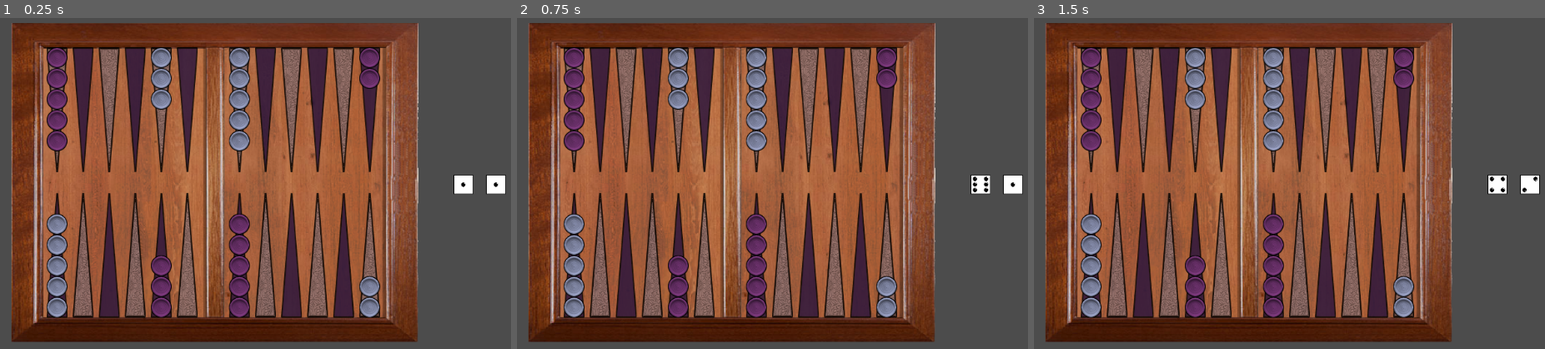
Above: before the commit, frames 1-3 (left to right).
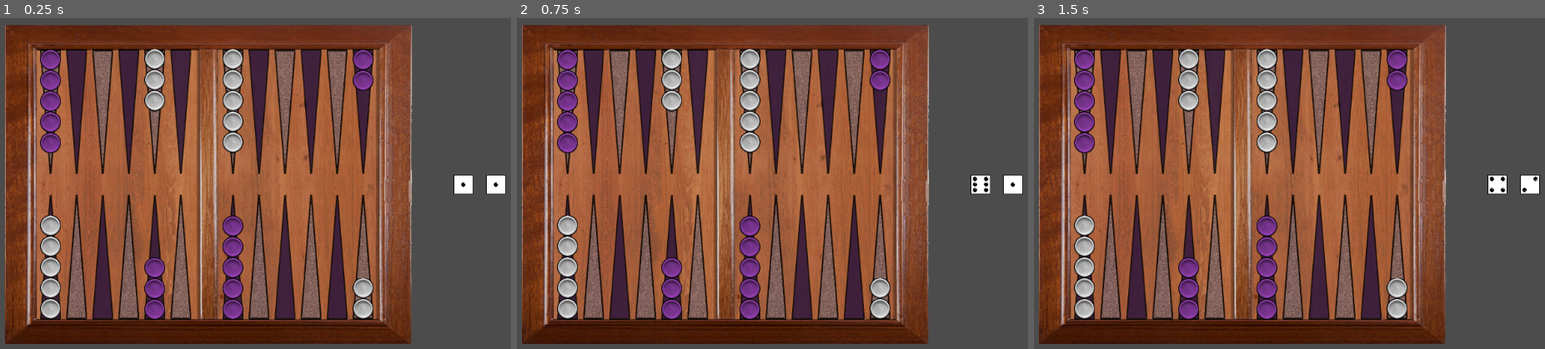
Above: after the commit, the same moments.

Repository: 2BytesGoat/godot-backgammon
Game: Godot game, scene res://Main.tscn
Same seed, same stepped clock (60 frames per second), same inputs: the game is played once before the commit and once after it.
Inputs (mouse positions are in pixels of both pictures, inside the frame that each line leads up to):
- Up to frame 1 (0.25 s): no input
- Up to frame 2 (0.75 s): tap Enter at 0.5 s; move the mouse to (997, 183) at 0.52 s; press the mouse at (997, 183) at 0.53 s
- Up to frame 3 (1.5 s): move the mouse to (1105, 206) at 1.27 s; release the mouse at (1105, 206) at 1.28 s; click (1105, 206) at 1.35 s

The runs differ from the first frame. In frame 1, 42% of the frame differs, in the area x 0-82%, y 1-99%; in frame 2, 42%; in frame 3, 42%.

Commit message:
Added ability to highlight checkers and board

Diff:
--- a/godot3/Board.tscn
+++ /dev/null
@@ -1,35 +0,0 @@
-[gd_scene load_steps=5 format=2]
-
-[ext_resource path="res://static/checkers-tileset.tres" type="TileSet" id=1]
-[ext_resource path="res://static/patterns-tileset.tres" type="TileSet" id=2]
-[ext_resource path="res://Board.gd" type="Script" id=3]
-[ext_resource path="res://assets/background.png" type="Texture" id=4]
-
-[node name="Board" type="Node2D"]
-position = Vector2( 266, 54 )
-script = ExtResource( 3 )
-__meta__ = {
-"_edit_group_": true
-}
-
-[node name="TextureRect" type="TextureRect" parent="."]
-modulate = Color( 0.894118, 0.894118, 0.894118, 1 )
-margin_left = -50.0
-margin_top = -5.0
-margin_right = 575.0
-margin_bottom = 485.0
-texture = ExtResource( 4 )
-expand = true
-
-[node name="BoardPattern" type="TileMap" parent="."]
-tile_set = ExtResource( 2 )
-cell_size = Vector2( 40, 32 )
-format = 1
-tile_data = PoolIntArray( 65536, 1, 0, 65537, 3, 0, 65538, 1, 0, 65539, 3, 0, 65540, 1, 0, 65541, 3, 0, 65543, 1, 0, 65544, 3, 0, 65545, 1, 0, 65546, 3, 0, 65547, 1, 0, 65548, 3, 0, 851968, 2, 0, 851969, 0, 0, 851970, 2, 0, 851971, 0, 0, 851972, 2, 0, 851973, 0, 0, 851975, 2, 0, 851976, 0, 0, 851977, 2, 0, 851978, 0, 0, 851979, 2, 0, 851980, 0, 0 )
-
-[node name="Checkers" type="TileMap" parent="."]
-position = Vector2( 0, 32 )
-tile_set = ExtResource( 1 )
-cell_size = Vector2( 40, 32 )
-centered_textures = true
-format = 1
--- a/godot3/Main.tscn
+++ b/godot3/Main.tscn
@@ -1,6 +1,6 @@
 [gd_scene load_steps=6 format=2]
 
-[ext_resource path="res://Board.tscn" type="PackedScene" id=1]
+[ext_resource path="res://board/Board.tscn" type="PackedScene" id=1]
 [ext_resource path="res://Die.tscn" type="PackedScene" id=2]
 [ext_resource path="res://Dice.gd" type="Script" id=3]
 [ext_resource path="res://Main.gd" type="Script" id=4]
@@ -12,6 +12,7 @@
 script = ExtResource( 4 )
 
 [node name="Board" parent="." instance=ExtResource( 1 )]
+position = Vector2( 256, 57 )
 
 [node name="Dice" type="Node2D" parent="."]
 position = Vector2( 935, 297 )
--- a/godot3/Board.gd
+++ b/godot3/board/Board.gd
@@ -3,11 +3,18 @@
 var board = {}
 
 onready var checkers_tilemap = get_node("Checkers")
+onready var highlights_tilemap = get_node("Highlights")
 
 onready var checker_tiles = [
 	checkers_tilemap.tile_set.find_tile_by_name("player_1"),
 	checkers_tilemap.tile_set.find_tile_by_name("player_2")
 ]
+
+func _input(_event):
+	if Input.is_action_just_pressed("left_click"):
+		var clicked_pos = checkers_tilemap.last_clicked_piece
+		if clicked_pos['value'] != checkers_tilemap.INVALID_CELL:
+			highlights_tilemap.highlight_pattern_cell(clicked_pos['position'])
 
 func _ready():
 	_init_board_space()
@@ -28,6 +35,13 @@
 			place_piece_on_board(col_idx, row_idx, tile_idx)
 
 func place_piece_on_board(col_idx, row_idx, tile_idx):
+	var tilemap_coords = board_coords_to_tileset_coords(col_idx, row_idx)
+	if tilemap_coords == null:
+		return
+	var tile = checker_tiles[tile_idx]
+	checkers_tilemap.set_cell(tilemap_coords.x, tilemap_coords.y, tile)
+
+func board_coords_to_tileset_coords(col_idx, row_idx):
 	var cols_per_sector = int(GameMeta.meta["board_info"]["columns_per_sector"])
 	var sector_idx = ceil(col_idx / cols_per_sector)
 
@@ -46,5 +60,4 @@
 		return
 	elif sector_idx in [2, 3] and (x_pos > sector_corners[1][0] or y_pos > sector_corners[1][1]):
 		return
-	var tile = checker_tiles[tile_idx]
-	checkers_tilemap.set_cell(x_pos, y_pos, tile)
+	return Vector2(x_pos, y_pos)
--- /dev/null
+++ b/godot3/board/Board.tscn
@@ -0,0 +1,93 @@
+[gd_scene load_steps=10 format=2]
+
+[ext_resource path="res://static/checkers-tileset.tres" type="TileSet" id=1]
+[ext_resource path="res://static/patterns-tileset.tres" type="TileSet" id=2]
+[ext_resource path="res://board/Board.gd" type="Script" id=3]
+[ext_resource path="res://assets/background.png" type="Texture" id=4]
+[ext_resource path="res://static/highlight_shadermaterial.tres" type="Material" id=5]
+[ext_resource path="res://assets/pos_highlight.png" type="Texture" id=6]
+[ext_resource path="res://board/Checkers.gd" type="Script" id=7]
+[ext_resource path="res://board/Highlights.gd" type="Script" id=8]
+
+[sub_resource type="TileSet" id=1]
+0/name = "pattern_down"
+0/texture = ExtResource( 6 )
+0/tex_offset = Vector2( 0, -160 )
+0/material = ExtResource( 5 )
+0/modulate = Color( 1, 1, 1, 1 )
+0/region = Rect2( -1, 0, 32, 192 )
+0/tile_mode = 0
+0/occluder_offset = Vector2( 0, 0 )
+0/navigation_offset = Vector2( 0, 0 )
+0/shape_offset = Vector2( 0, 0 )
+0/shape_transform = Transform2D( 1, 0, 0, 1, 0, 0 )
+0/shape_one_way = false
+0/shape_one_way_margin = 0.0
+0/shapes = [  ]
+0/z_index = 0
+1/name = "pattern_up"
+1/texture = ExtResource( 6 )
+1/tex_offset = Vector2( 0, 0 )
+1/material = ExtResource( 5 )
+1/modulate = Color( 1, 1, 1, 1 )
+1/region = Rect2( 33, 0, 32, 192 )
+1/tile_mode = 0
+1/occluder_offset = Vector2( 0, 0 )
+1/navigation_offset = Vector2( 0, 0 )
+1/shape_offset = Vector2( 0, 0 )
+1/shape_transform = Transform2D( 1, 0, 0, 1, 0, 0 )
+1/shape_one_way = false
+1/shape_one_way_margin = 0.0
+1/shapes = [  ]
+1/z_index = 0
+2/name = "checkers"
+2/texture = ExtResource( 6 )
+2/tex_offset = Vector2( 0, 0 )
+2/material = ExtResource( 5 )
+2/modulate = Color( 1, 1, 1, 1 )
+2/region = Rect2( 0, 193, 32, 32 )
+2/tile_mode = 0
+2/occluder_offset = Vector2( 0, 0 )
+2/navigation_offset = Vector2( 0, 0 )
+2/shape_offset = Vector2( 0, 0 )
+2/shape_transform = Transform2D( 1, 0, 0, 1, 0, 0 )
+2/shape_one_way = false
+2/shape_one_way_margin = 0.0
+2/shapes = [  ]
+2/z_index = 0
+
+[node name="Board" type="Node2D"]
+script = ExtResource( 3 )
+__meta__ = {
+"_edit_group_": true
+}
+
+[node name="TextureRect" type="TextureRect" parent="."]
+modulate = Color( 0.894118, 0.894118, 0.894118, 1 )
+margin_left = -50.0
+margin_top = -5.0
+margin_right = 575.0
+margin_bottom = 485.0
+texture = ExtResource( 4 )
+expand = true
+
+[node name="BoardPattern" type="TileMap" parent="."]
+tile_set = ExtResource( 2 )
+cell_size = Vector2( 40, 32 )
+format = 1
+tile_data = PoolIntArray( 65536, 1, 0, 65537, 3, 0, 65538, 1, 0, 65539, 3, 0, 65540, 1, 0, 65541, 3, 0, 65543, 1, 0, 65544, 3, 0, 65545, 1, 0, 65546, 3, 0, 65547, 1, 0, 65548, 3, 0, 851968, 2, 0, 851969, 0, 0, 851970, 2, 0, 851971, 0, 0, 851972, 2, 0, 851973, 0, 0, 851975, 2, 0, 851976, 0, 0, 851977, 2, 0, 851978, 0, 0, 851979, 2, 0, 851980, 0, 0 )
+
+[node name="Highlights" type="TileMap" parent="."]
+position = Vector2( 4, 30 )
+tile_set = SubResource( 1 )
+cell_size = Vector2( 40, 32 )
+format = 1
+script = ExtResource( 8 )
+
+[node name="Checkers" type="TileMap" parent="."]
+position = Vector2( 0, 32 )
+tile_set = ExtResource( 1 )
+cell_size = Vector2( 40, 32 )
+centered_textures = true
+format = 1
+script = ExtResource( 7 )
--- /dev/null
+++ b/godot3/board/Checkers.gd
@@ -0,0 +1,16 @@
+extends TileMap
+
+var last_clicked_piece = {
+	'position': Vector2.ZERO,
+	'value': -1
+}
+
+func _input(event):
+	if Input.is_action_just_pressed("left_click"):
+		var mouse_pos = self.get_local_mouse_position()
+		var cell_pos = world_to_map(mouse_pos)
+		var cell_value = get_cellv(cell_pos)
+		last_clicked_piece = {
+			'position': cell_pos,
+			'value': cell_value
+		}
--- /dev/null
+++ b/godot3/board/Highlights.gd
@@ -0,0 +1,11 @@
+extends TileMap
+
+var pattern_up_tile_idx = 0
+var pattern_down_tile_idx = 1
+var checker_tile_idx = 2
+
+func highlight_checker_cell(pos):
+	self.set_cellv(pos, checker_tile_idx)
+
+func highlight_pattern_cell(pos):
+	self.set_cellv(pos, pattern_up_tile_idx)
--- a/godot3/static/checkers-tileset.tres
+++ b/godot3/static/checkers-tileset.tres
@@ -3,31 +3,31 @@
 [ext_resource path="res://assets/checker32x32.png" type="Texture" id=1]
 
 [resource]
-2/name = "player_2"
-2/texture = ExtResource( 1 )
-2/tex_offset = Vector2( 0, 0 )
-2/modulate = Color( 0.54902, 0.254902, 0.54902, 1 )
-2/region = Rect2( 0, 0, 32, 32 )
-2/tile_mode = 0
-2/occluder_offset = Vector2( 0, 0 )
-2/navigation_offset = Vector2( 0, 0 )
-2/shape_offset = Vector2( 0, 0 )
-2/shape_transform = Transform2D( 1, 0, 0, 1, 0, 0 )
-2/shape_one_way = false
-2/shape_one_way_margin = 0.0
-2/shapes = [  ]
-2/z_index = 0
-3/name = "player_1"
-3/texture = ExtResource( 1 )
-3/tex_offset = Vector2( 0, 0 )
-3/modulate = Color( 0.67451, 0.705882, 0.858824, 1 )
-3/region = Rect2( 32, 0, 32, 32 )
-3/tile_mode = 0
-3/occluder_offset = Vector2( 0, 0 )
-3/navigation_offset = Vector2( 0, 0 )
-3/shape_offset = Vector2( 0, 0 )
-3/shape_transform = Transform2D( 1, 0, 0, 1, 0, 0 )
-3/shape_one_way = false
-3/shape_one_way_margin = 0.0
-3/shapes = [  ]
-3/z_index = 0
+0/name = "player_1"
+0/texture = ExtResource( 1 )
+0/tex_offset = Vector2( 0, 0 )
+0/modulate = Color( 1, 1, 1, 1 )
+0/region = Rect2( 0, 1, 32, 32 )
+0/tile_mode = 0
+0/occluder_offset = Vector2( 0, 0 )
+0/navigation_offset = Vector2( 0, 0 )
+0/shape_offset = Vector2( 0, 0 )
+0/shape_transform = Transform2D( 1, 0, 0, 1, 0, 0 )
+0/shape_one_way = false
+0/shape_one_way_margin = 0.0
+0/shapes = [  ]
+0/z_index = 0
+1/name = "player_2"
+1/texture = ExtResource( 1 )
+1/tex_offset = Vector2( 0, 0 )
+1/modulate = Color( 0.65098, 0.286275, 0.764706, 1 )
+1/region = Rect2( 32, 0, 32, 32 )
+1/tile_mode = 0
+1/occluder_offset = Vector2( 0, 0 )
+1/navigation_offset = Vector2( 0, 0 )
+1/shape_offset = Vector2( 0, 0 )
+1/shape_transform = Transform2D( 1, 0, 0, 1, 0, 0 )
+1/shape_one_way = false
+1/shape_one_way_margin = 0.0
+1/shapes = [  ]
+1/z_index = 0
--- /dev/null
+++ b/godot3/static/highlight_shader.tres
@@ -0,0 +1,39 @@
+[gd_resource type="Shader" format=2]
+
+[resource]
+code = "shader_type canvas_item;
+render_mode blend_premul_alpha;
+
+// This shader only works properly with premultiplied alpha blend mode.
+uniform float aura_width = 2.0;
+uniform vec4 aura_color: hint_color;
+
+void fragment() {
+	vec4 col = texture(TEXTURE, UV);
+	vec2 ps = TEXTURE_PIXEL_SIZE;
+	float a;
+	float maxa = col.a;
+	float mina = col.a;
+
+	a = texture(TEXTURE, UV + vec2(0.0, -aura_width) * ps).a;
+	maxa = max(a, maxa);
+	mina = min(a, mina);
+
+	a = texture(TEXTURE, UV + vec2(0.0, aura_width) * ps).a;
+	maxa = max(a, maxa);
+	mina = min(a, mina);
+
+	a = texture(TEXTURE, UV + vec2(-aura_width, 0.0) * ps).a;
+	maxa = max(a, maxa);
+	mina = min(a, mina);
+
+	a = texture(TEXTURE, UV + vec2(aura_width, 0.0) * ps).a;
+	maxa = max(a, maxa);
+	mina = min(a, mina);
+
+	col.rgb *= col.a;
+
+	COLOR = col;
+	COLOR.rgb += aura_color.rgb * (maxa - mina);
+}
+"
--- /dev/null
+++ b/godot3/static/highlight_shadermaterial.tres
@@ -0,0 +1,8 @@
+[gd_resource type="ShaderMaterial" load_steps=2 format=2]
+
+[ext_resource path="res://static/highlight_shader.tres" type="Shader" id=1]
+
+[resource]
+shader = ExtResource( 1 )
+shader_param/aura_width = 1.0
+shader_param/aura_color = Color( 0.639216, 0.278431, 0.627451, 0.584314 )
--- a/godot3/static/patterns-tileset.tres
+++ b/godot3/static/patterns-tileset.tres
@@ -15,14 +15,8 @@
 0/shape_offset = Vector2( 0, 0 )
 0/shape_transform = Transform2D( 1, 0, 0, 1, 0, 0 )
 0/shape_one_way = false
-0/shape_one_way_margin = 1.0
-0/shapes = [ {
-"autotile_coord": Vector2( 0, 0 ),
-"one_way": false,
-"one_way_margin": 1.0,
-"shape": null,
-"shape_transform": Transform2D( 1, 0, 0, 1, 0, 0 )
-} ]
+0/shape_one_way_margin = 0.0
+0/shapes = [  ]
 0/z_index = 0
 1/name = "pos_dark_down"
 1/texture = ExtResource( 1 )
Binary file added: godot3/assets/pos_highlight.png
